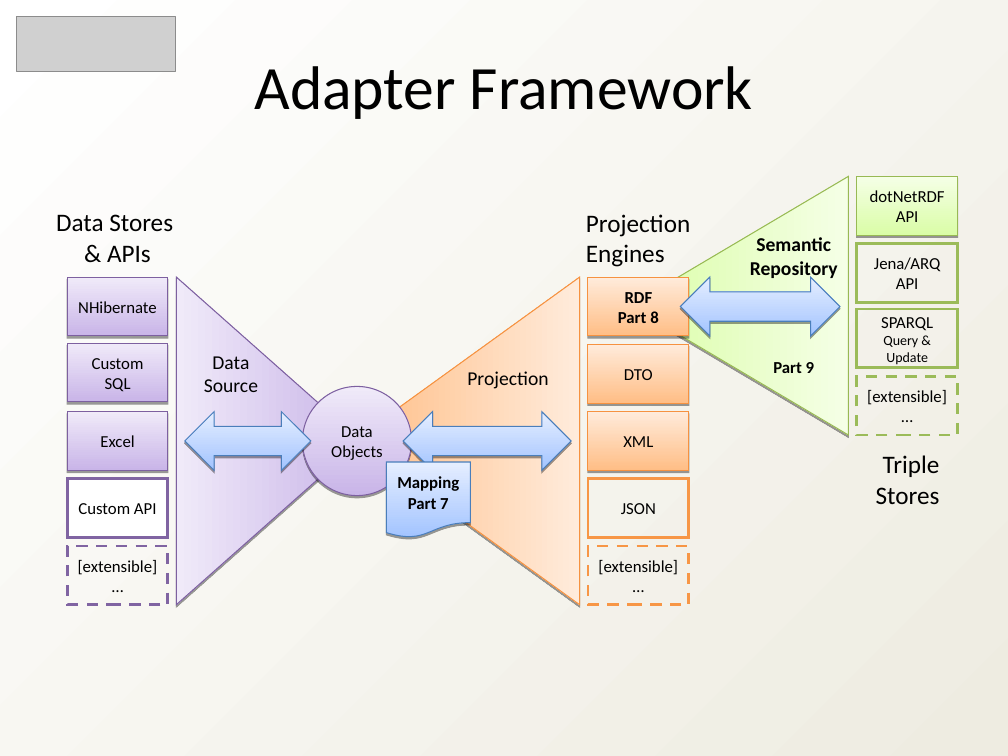
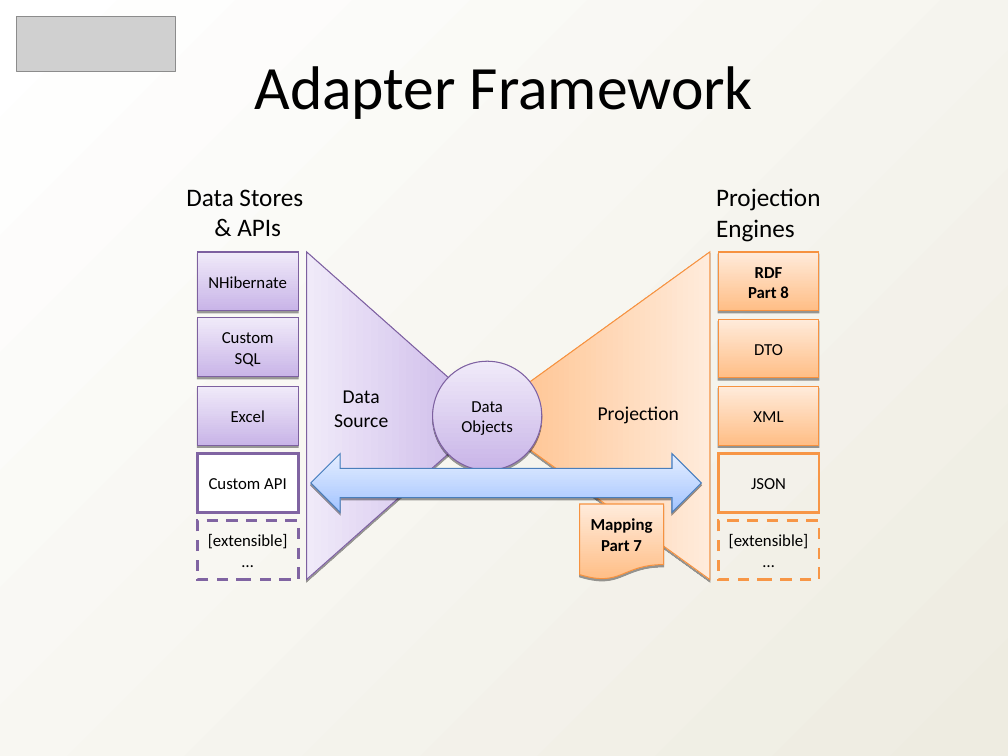
Before and after one commit to heyena/iring-tools, a slide deck: slide 10 of trunk/Documentation/iRINGTools_Overview_v2.1.0.ppt. Drawn at 1008x756 pixels with LibreOffice and Linux fonts; fonts in the diff are those of the drawing; grey boxes stand for pictures. Boxes give left, top, right and bottom in pixels: in the first picture for what was removed or moved away, otherwise in the second. Text is boxed around its words. In the diff, an @@ line names an element or a change of style, - is before the commit and + after.

Commit message:
2.01.00 Documentation tweaks

```diff
--- a/trunk/Documentation/iRINGTools_Overview_v2.1.0.ppt
+++ b/trunk/Documentation/iRINGTools_Overview_v2.1.0.ppt
@@ triangle at [306,252,491,580]: fill gradient #DAFDA7 to #F5FFE6 to gradient #C9B5E8 to #F0EAF9; outline #98B954 0.74 pt to #7D60A0 0.74 pt; rotation 90 to 270 degrees @@
@@ triangle at [483,252,710,580]: fill gradient #C9B5E8 to #F0EAF9 to gradient #FFBE86 to #FFEBDB; outline #7D60A0 0.74 pt to #F69240 0.74 pt; rotation 270 to 90 degrees @@
@@ text "Data Source": place and size @@
-text "Data Source" at [204,356,258,392]
+text "Data Source" at [334,390,388,427]
@@ 10 rectangles, 2 texts, 1 ellipse: place and size @@
-10 rectangles, 2 texts, 1 ellipse at [56,214,690,605]
+10 rectangles, 2 texts, 1 ellipse at [186,188,820,580]
@@ group removed at [184,176,958,605]: 4 rectangles, 2 texts, 2 left right arrows, 1 triangle @@
-Semantic
-Repository
-Part 9
-Jena/ARQ
-API
-Triple
-Stores
-dotNetRDF API
-SPARQL Query & Update
-[extensible]
-…
@@ text "Projection": place and size @@
-text "Projection" at [467,371,548,389]
+text "Projection" at [598,406,679,424]
@@ left right arrow: place and size @@
-left right arrow at [403,411,572,470]
+left right arrow at [310,454,702,512]
@@ flow chart document "Mapping Part 7": place and size @@
-flow chart document "Mapping Part 7" at [386,462,470,537]
+flow chart document "Mapping Part 7" at [580,504,663,580]
@@ flow chart document "Mapping Part 7" at [580,504,663,580]: fill gradient #A3C4FF to #E5EEFF to gradient #FFBE86 to #FFEBDB; outline #4A7EBB 0.74 pt to #F69240 0.74 pt @@
```
Also in this commit, not shown: 12 other slides changed, 4 slides added, 1 slide removed.
